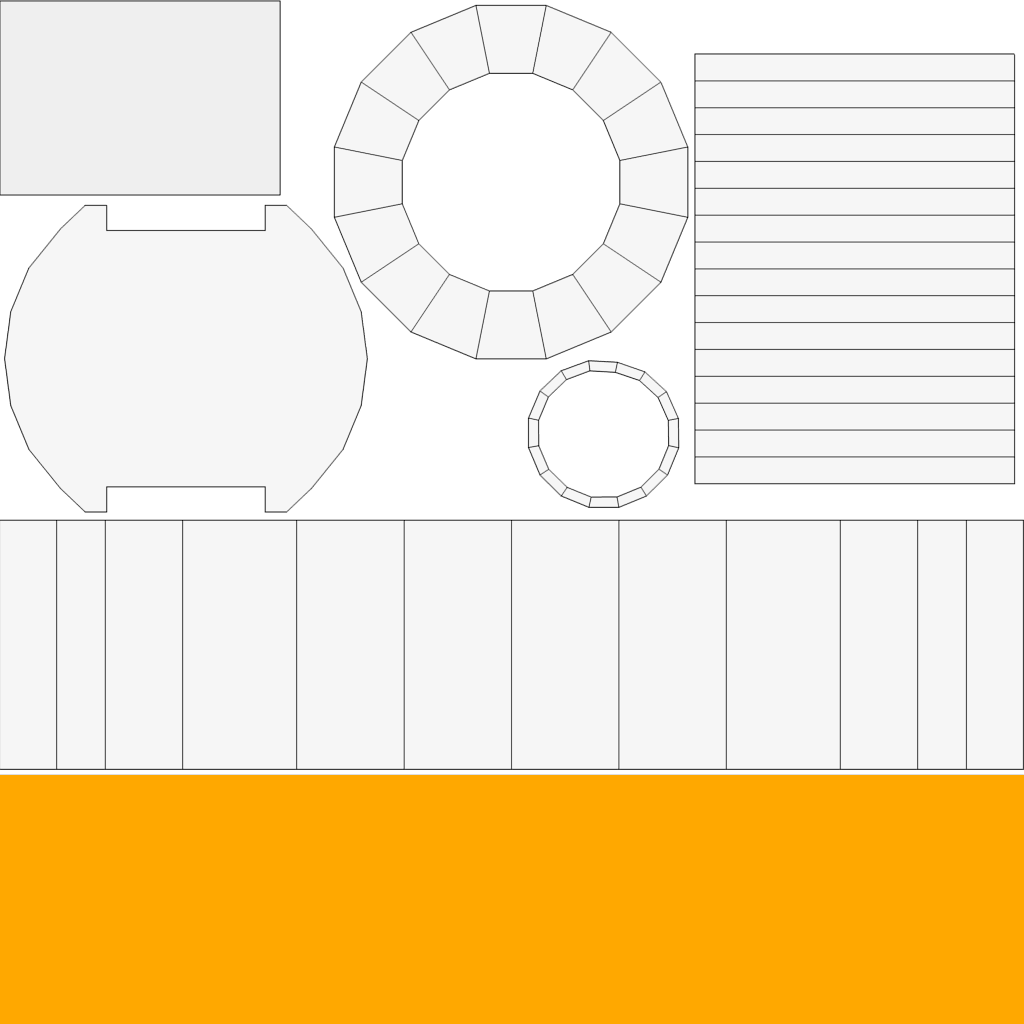
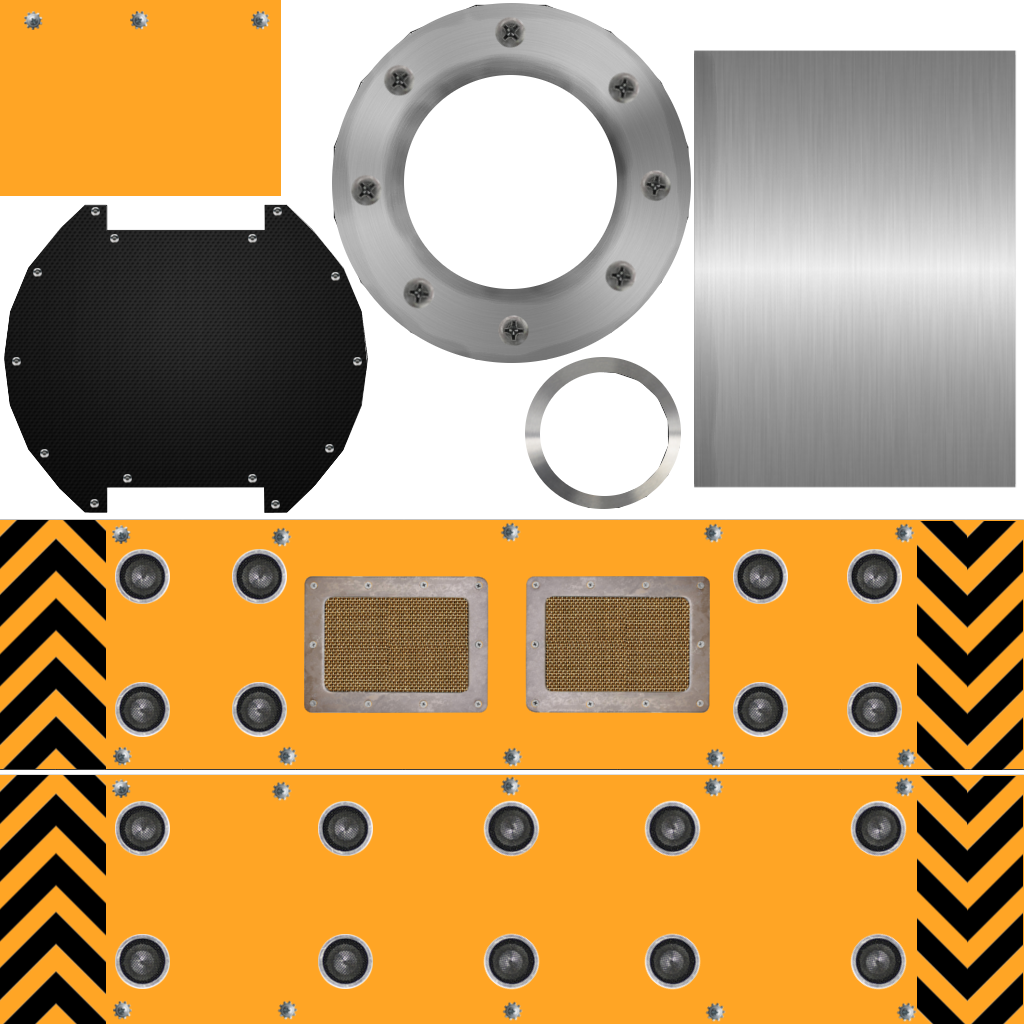
Before/after of a 1024×1024 layered artwork. What changed in the layer stack:
added layer "ColumnBaseScrews" above "ColumnBaseFace" over [350, 16, 672, 346]
added layer "ColumnBaseFace" above "Column" over [525, 357, 681, 509]
added layer "Column" above "ColumnBase" over [694, 50, 1017, 488]
added layer "ColumnBase" above "TopPanelScrews" over [332, 3, 691, 363]
added layer "TopPanelScrews" above "TopPanel" over [12, 207, 362, 509]
added layer "TopPanel" above "BackPanelScrews" over [4, 205, 367, 513]
added layer "BackPanelScrews" above "FrontPanelScrews" over [112, 522, 918, 769]
added layer "FrontPanelScrews" above "ChargerPlate" over [112, 776, 918, 1023]
added layer "ChargerPlate" above "SidePanelScrews" over [304, 576, 710, 713]
added layer "SidePanelScrews" above "SidePanel" over [24, 11, 270, 30]
added layer "SidePanel" above "USSBack" over [0, 0, 281, 196]
added layer "USSBack" above "USS" over [115, 549, 902, 737]
added layer "USS" above "OverallsizeBack" over [115, 800, 907, 990]
added layer "OverallsizeBack" above "Overallsize" over [0, 520, 1023, 770]
added layer "Overallsize" above "BackPanel" over [0, 775, 1023, 1024]
added layer "BackPanel" above "FrontPanel" over [0, 520, 1024, 769]
painted on "FrontPanel" over [0, 775, 1024, 1024]
